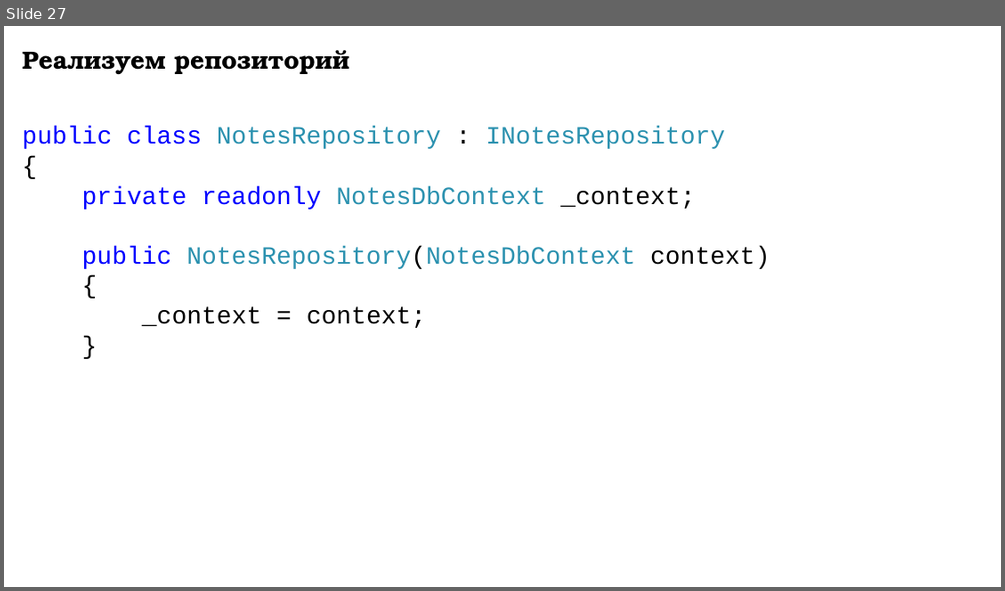
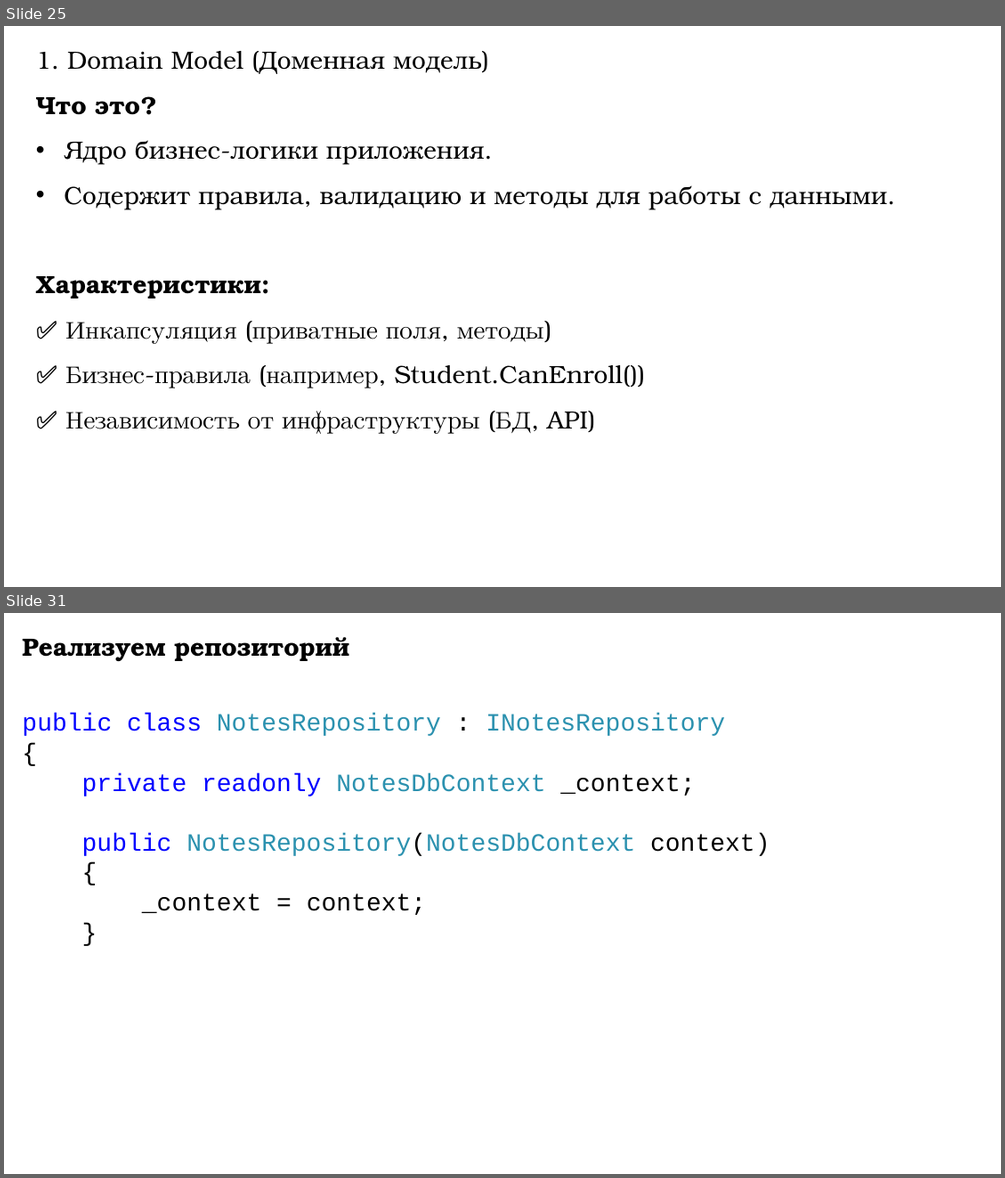
Before and after one commit to DaniilKlyukin/OOP-4, a slide deck: Лекции/ООП 1 лек 6.pptx. Shown one above the other, each under a label of ours: slide 27 before the commit, slides 25 and 31 after it; the slides between them are not shown. The pictures are 1005x591 and 1005x1178 pixels, drawn with LibreOffice and Linux fonts; fonts in the diff are those of the drawing. Boxes give left, top, right and bottom in pixels: in the first picture for what was removed or moved away, otherwise in the second. Text is boxed around its words. In the diff, an @@ line names an element or a change of style, - is before the commit and + after.

```diff
--- a/Лекции/ООП 1 лек 6.pptx
+++ b/Лекции/ООП 1 лек 6.pptx
@@ slide 25 added at box(4, 26, 1001, 587), background #FFFFFF @@
@@ text added at box(36, 51, 887, 434), 24 pt, text #000000 @@
+1. Domain Model (Доменная модель)
+Что это?
+• Ядро бизнес-логики приложения.
+• Содержит правила, валидацию и методы для работы с данными.
+Характеристики:
+✅ Инкапсуляция (приватные поля, методы)
+✅ Бизнес-правила (например, Student.CanEnroll())
+✅ Независимость от инфраструктуры (БД, API)
@@ what was slide 27 is now slide 31 @@
```
Also in this commit, not shown: 9 slides changed, 4 other slides added, 1 slide removed.
